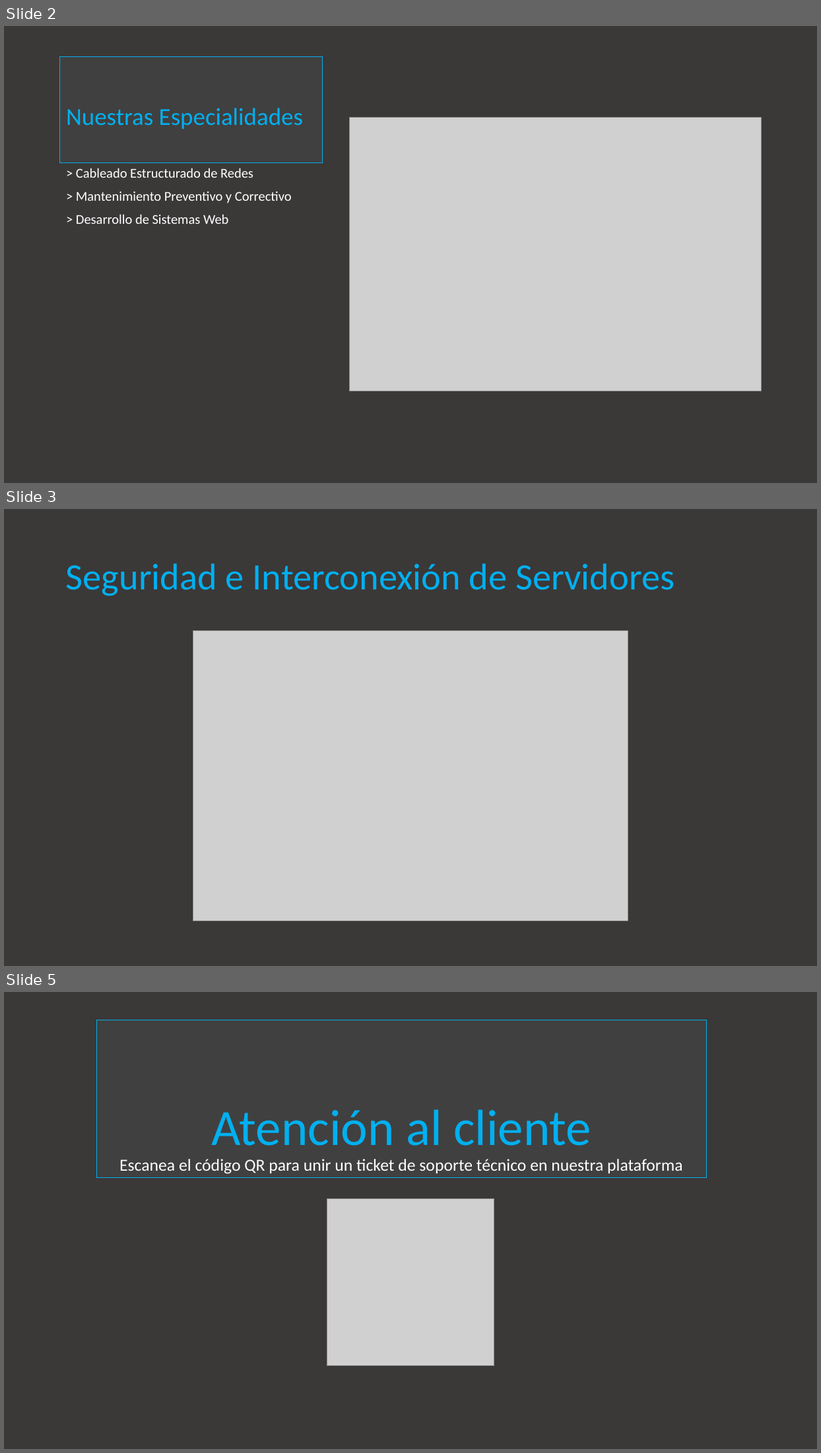
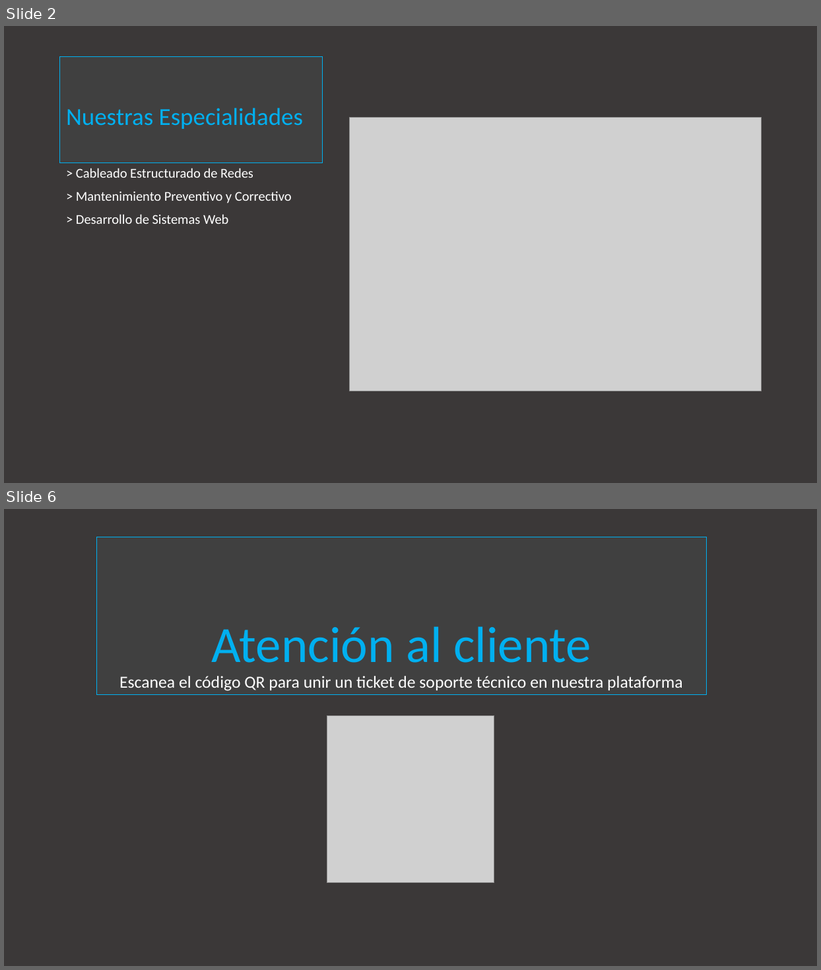
Before and after one commit to 92jhonna92-lab/Ofimatica, a slide deck: powerpoint/Practica1PowerPoint.pptx. Shown one above the other, each under a label of ours: slides 2, 3 and 5 before the commit, slides 2 and 6 after it; the slides between them are not shown. The pictures are 821x1453 and 821x970 pixels, drawn with LibreOffice and Linux fonts; fonts in the diff are those of the drawing; grey boxes stand for pictures. Boxes give left, top, right and bottom in pixels: in the first picture for what was removed or moved away, otherwise in the second. Text is boxed around its words. In the diff, an @@ line names an element or a change of style, - is before the commit and + after.

```diff
--- a/powerpoint/Practica1PowerPoint.pptx
+++ b/powerpoint/Practica1PowerPoint.pptx
@@ slide 3 removed at bbox=[4, 509, 817, 966], background #3B3838 @@
@@ title removed at bbox=[66, 564, 675, 596] @@
-Seguridad e Interconexión de Servidores
@@ picture removed at bbox=[193, 631, 628, 921] @@
@@ what was slide 5 is now slide 6 @@
```
Also in this commit, not shown: 1 slide changed, 3 slides added, 1 other slide removed, 1 other file.
